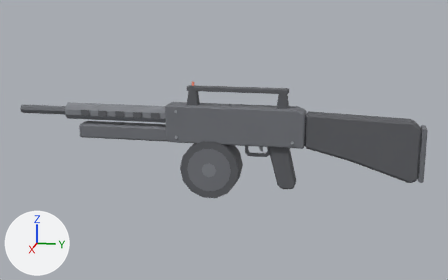
Two versions of the FBX model Assets/_Project/Resources/Models/weapon_hailstorm.fbx, one commit apart.
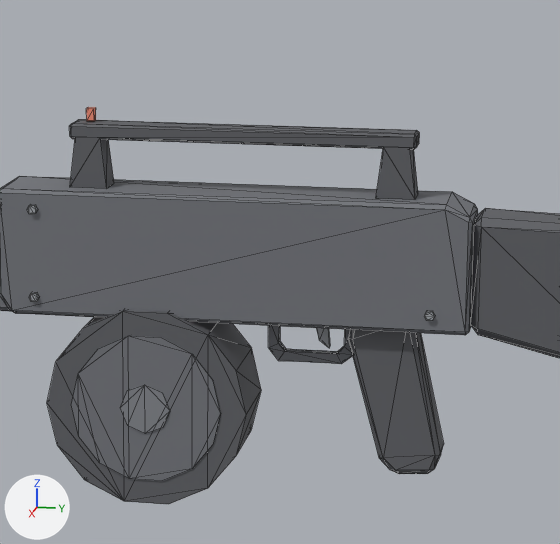
Each version appears first whole from a 50 mm camera at (1.593, 0.102, 0.354) aimed at (-0.007, -0.217, -0.045), and next in a close-up on the part from 37% to 74% of the width and 18% to 75% of the height. Every picture has the same lights, and +X, +Y and +Z are marked at lower left. The first two pictures are the older version. The close-ups show mesh edges as thin lines. Where no turn or scale is listed for an object, it has been applied to the vertices.

Objects in the first close-up: 'weapon_hailstorm'.
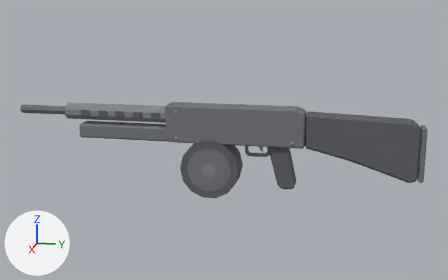
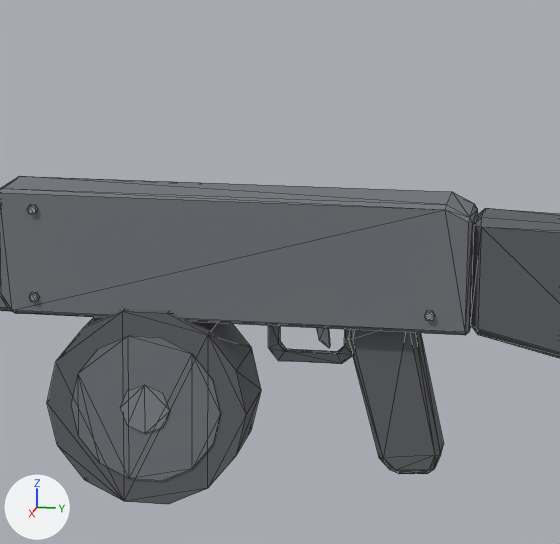
What differs and where, as boxes [x1, y1, x2, y2] in the close-ups (560 x 544 px):
```json
{"object": "weapon_hailstorm", "change": "reshaped", "before": [0, 107, 560, 504], "after": [0, 176, 560, 504]}
{"part": 1, "of": "me_weapon_hailstorm", "change": "deleted", "before": [69, 119, 420, 150]}
{"part": 2, "of": "me_weapon_hailstorm", "change": "deleted", "before": [376, 147, 418, 200]}
{"part": 3, "of": "me_weapon_hailstorm", "change": "deleted", "before": [86, 107, 96, 121]}
{"part": 4, "of": "me_weapon_hailstorm", "change": "deleted", "before": [70, 137, 114, 188]}
```

Scene script edits in JSON lines:
```json
{"block": "me_weapon_hailstorm", "where": "# used by ob_weapon_hailstorm; location = (0.0, 0.0, 0.0)"}
{"op": "remove", "block": "me_weapon_hailstorm", "code": "me_weapon_hailstorm.from_pydata(...)  # 624 vertices, 1084 faces; spans x -0.038..0.037, y -0.802..0.302, z -0.198..0.111"}
{"op": "add", "block": "me_weapon_hailstorm", "code": "me_weapon_hailstorm.from_pydata(...)  # 576 vertices, 1004 faces; spans x -0.038..0.037, y -0.802..0.302, z -0.198..0.05"}
{"block": "me_weapon_hailstorm", "change": "me_weapon_hailstorm part 1: the loose piece of 24 vertices spanning x -0.012..0.012, y -0.315..-0.045, z 0.088..0.1 is deleted"}
{"block": "me_weapon_hailstorm", "change": "me_weapon_hailstorm part 2: the loose piece of 8 vertices spanning x -0.012..0.012, y -0.075..-0.045, z 0.05..0.09 is deleted"}
{"block": "me_weapon_hailstorm", "change": "me_weapon_hailstorm part 3: the loose piece of 8 vertices spanning x -0.003..0.003, y -0.303..-0.297, z 0.101..0.111 is deleted"}
{"block": "me_weapon_hailstorm", "change": "me_weapon_hailstorm part 4: the loose piece of 8 vertices spanning x -0.012..0.012, y -0.315..-0.285, z 0.05..0.09 is deleted"}
{"op": "remove", "block": "me_weapon_hailstorm", "code": "me_weapon_hailstorm.materials.append(mat_g_e8452e)  # red #f58e76"}
```
